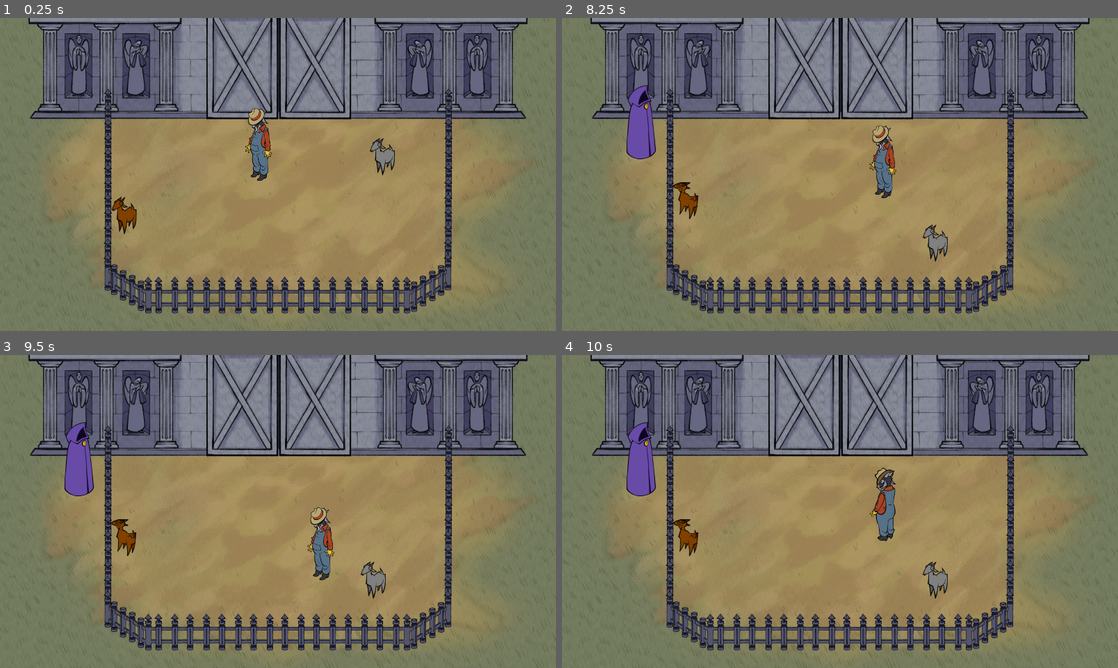
Above: before the commit, frames 1-4 (two rows, left to right).
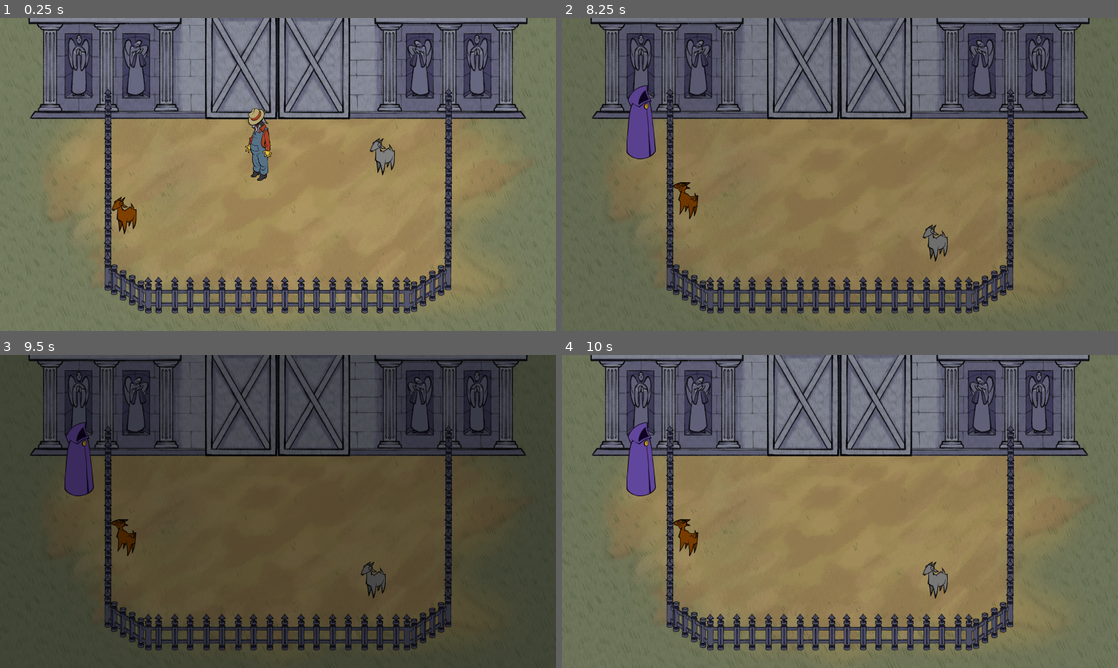
Above: after the commit, the same moments.

Repository: jadicodes/goat-game
Game: Godot game, scene res://farm/farm.tscn
The game is run twice, just before and just after one commit, with the same random seed, the same clock (stepped at 60 frames per second) and the same inputs.
Inputs (mouse positions are in pixels of both pictures, inside the frame that each line leads up to):
- Up to frame 1 (0.25 s): no input
- Up to frame 2 (8.25 s): tap Enter at 0.5 s; move the mouse to (962, 158) at 0.52 s; hold D (move_right) 0.53-1.25 s; hold E (interact) 0.53-1.25 s; click (962, 158) at 0.67 s; drag from (728, 190) to (840, 80) at 1.27 s; move the mouse to (895, 105) at 2.02 s; hold D (move_right) 2.03-2.75 s; hold Shift 2.03-2.75 s; tap E (interact) at 2.3 s; drag from (812, 237) to (684, 224) at 2.77 s; move the mouse to (1006, 221) at 3.52 s; hold A (move_left) 3.53-4.25 s; hold E (interact) 3.53-4.25 s; tap Ctrl at 3.6 s; drag from (673, 127) to (940, 177) at 4.27 s; move the mouse to (867, 174) at 5.02 s; hold S (move_down) 5.03-5.75 s; hold E (interact) 5.03-5.75 s; click (867, 174) at 5.17 s; drag from (756, 96) to (684, 208) at 5.77 s; move the mouse to (962, 158) at 6.52 s; hold W (move_up) 6.53-7.25 s; hold E (interact) 6.53-7.25 s; tap Alt at 6.6 s; drag from (728, 190) to (934, 252) at 7.27 s; tap Space at 8 s; move the mouse to (895, 105) at 8.02 s; hold S (move_down) from 8.03 s (still down); hold E (interact) from 8.03 s (still down)
- Up to frame 3 (9.5 s): release S (move_down) at 8.75 s; release E (interact) at 8.75 s; drag from (250, 574) to (122, 545) at 8.77 s
- Up to frame 4 (10 s): move the mouse to (1006, 558) at 9.52 s; hold W (move_up) from 9.53 s (still down); hold Shift from 9.53 s (still down); click (1006, 558) at 9.67 s; tap E (interact) at 9.8 s

The runs differ from the first frame. In frame 1, 2.3% of the frame differs, in the area x 36-64%, y 0-33%; in frame 2, 4.3%; in frame 3, 95%, in the area x 0-100%, y 0-100%; in frame 4, 3.1%.

Commit message:
Add sleep state and animation

Diff:
--- a/project/barn/barn.tscn
+++ b/project/barn/barn.tscn
@@ -1,9 +1,98 @@
-[gd_scene load_steps=5 format=3 uid="uid://mcq4epvbauin"]
+[gd_scene load_steps=9 format=3 uid="uid://mcq4epvbauin"]
 
 [ext_resource type="Texture2D" uid="uid://cvugrcalq6hbr" path="res://barn/barn.png" id="1_02c0v"]
 [ext_resource type="PackedScene" uid="uid://det3pk5b77cx5" path="res://barn/barn_door.tscn" id="2_slllp"]
 [ext_resource type="Script" uid="uid://dh4y7uv31q3oi" path="res://barn/goat_breeder.gd" id="3_02c0v"]
 [ext_resource type="Script" uid="uid://dk7rf8tgtv0bq" path="res://barn/barn_action/barn_action_conductor.gd" id="4_pjnw1"]
+
+[sub_resource type="Animation" id="Animation_bhhye"]
+length = 0.001
+tracks/0/type = "value"
+tracks/0/imported = false
+tracks/0/enabled = true
+tracks/0/path = NodePath("CanvasLayer/ColorRect:color")
+tracks/0/interp = 1
+tracks/0/loop_wrap = true
+tracks/0/keys = {
+"times": PackedFloat32Array(0),
+"transitions": PackedFloat32Array(1),
+"update": 0,
+"values": [Color(0, 0, 0, 0)]
+}
+tracks/1/type = "value"
+tracks/1/imported = false
+tracks/1/enabled = true
+tracks/1/path = NodePath(".:skew")
+tracks/1/interp = 1
+tracks/1/loop_wrap = true
+tracks/1/keys = {
+"times": PackedFloat32Array(0),
+"transitions": PackedFloat32Array(1),
+"update": 0,
+"values": [0.0]
+}
+tracks/2/type = "value"
+tracks/2/imported = false
+tracks/2/enabled = true
+tracks/2/path = NodePath(".:scale")
+tracks/2/interp = 1
+tracks/2/loop_wrap = true
+tracks/2/keys = {
+"times": PackedFloat32Array(0),
+"transitions": PackedFloat32Array(1),
+"update": 0,
+"values": [Vector2(1, 1)]
+}
+
+[sub_resource type="Animation" id="Animation_a5wdv"]
+resource_name = "barn_shake"
+loop_mode = 1
+tracks/0/type = "value"
+tracks/0/imported = false
+tracks/0/enabled = true
+tracks/0/path = NodePath(".:skew")
+tracks/0/interp = 1
+tracks/0/loop_wrap = true
+tracks/0/keys = {
+"times": PackedFloat32Array(0, 0.37, 0.66, 1),
+"transitions": PackedFloat32Array(1, 1, 1, 1),
+"update": 0,
+"values": [0.0, 0.0698132, -0.0698132, 0.0]
+}
+tracks/1/type = "value"
+tracks/1/imported = false
+tracks/1/enabled = true
+tracks/1/path = NodePath(".:scale")
+tracks/1/interp = 1
+tracks/1/loop_wrap = true
+tracks/1/keys = {
+"times": PackedFloat32Array(0, 0.266667, 0.5, 0.666667, 0.9, 1),
+"transitions": PackedFloat32Array(1, 1, 1, 1, 1, 1),
+"update": 0,
+"values": [Vector2(1, 1), Vector2(1, 0.8), Vector2(1, 1.1), Vector2(1, 0.8), Vector2(1, 1.1), Vector2(1, 1)]
+}
+
+[sub_resource type="Animation" id="Animation_pjnw1"]
+resource_name = "barn_sleep"
+tracks/0/type = "value"
+tracks/0/imported = false
+tracks/0/enabled = true
+tracks/0/path = NodePath("CanvasLayer/ColorRect:color")
+tracks/0/interp = 1
+tracks/0/loop_wrap = true
+tracks/0/keys = {
+"times": PackedFloat32Array(0, 1),
+"transitions": PackedFloat32Array(1, 1),
+"update": 0,
+"values": [Color(0, 0, 0, 0), Color(0, 0, 0, 0.74902)]
+}
+
+[sub_resource type="AnimationLibrary" id="AnimationLibrary_bhhye"]
+_data = {
+&"RESET": SubResource("Animation_bhhye"),
+&"barn_shake": SubResource("Animation_a5wdv"),
+&"barn_sleep": SubResource("Animation_pjnw1")
+}
 
 [node name="Barn" type="Node2D"]
 
@@ -13,14 +102,30 @@
 metadata/_custom_type_script = "uid://dk7rf8tgtv0bq"
 
 [node name="Sprite2D" type="Sprite2D" parent="."]
-position = Vector2(960, 0)
 texture = ExtResource("1_02c0v")
 
 [node name="BarnDoor" parent="." node_paths=PackedStringArray("_conductor") instance=ExtResource("2_slllp")]
-position = Vector2(964, 0)
 collision_layer = 5
 _conductor = NodePath("../BarnActionConductor")
 
 [node name="GoatBreeder" type="Node" parent="."]
 script = ExtResource("3_02c0v")
 metadata/_custom_type_script = "uid://dh4y7uv31q3oi"
+
+[node name="CanvasLayer" type="CanvasLayer" parent="."]
+layer = 128
+follow_viewport_enabled = true
+
+[node name="ColorRect" type="ColorRect" parent="CanvasLayer"]
+anchors_preset = 15
+anchor_right = 1.0
+anchor_bottom = 1.0
+grow_horizontal = 2
+grow_vertical = 2
+color = Color(0, 0, 0, 0)
+
+[node name="AnimationPlayer" type="AnimationPlayer" parent="."]
+unique_name_in_owner = true
+libraries = {
+&"": SubResource("AnimationLibrary_bhhye")
+}
--- a/project/barn/barn_door.gd
+++ b/project/barn/barn_door.gd
@@ -4,6 +4,9 @@
 @export var _conductor: BarnActionConductor
 
 var _goats_to_bundles: Dictionary[Goat, GoatBundle] = {}
+
+@onready var _animation_player: AnimationPlayer = %AnimationPlayer
+
 
 func interact(caller: Node) -> void:
 	if not caller is Farmer:
@@ -12,8 +15,7 @@
 	var goats: Array[Goat] = caller.empty_goats()
 
 	if goats.is_empty():
-		_conductor.activate_barn_actions()
-		# _go_to_sleep()
+		_go_to_sleep(caller)
 		return
 
 	var bundle := GoatBundle.new(self, goats)
@@ -42,8 +44,24 @@
 	bundle.complete.disconnect(_bundle_complete)
 
 
-func _go_to_sleep() -> void:
-	pass
+func _go_to_sleep(farmer: Farmer) -> void:
+	farmer.visible = false
+
+	_animation_player.play("barn_sleep")
+
+	await _animation_player.animation_finished
+
+	_animation_player.play("barn_shake")
+
+	await _conductor.activate_barn_actions()
+
+	_animation_player.stop()
+
+	_animation_player.play_backwards("barn_sleep")
+
+	await _animation_player.animation_finished
+
+	farmer.visible = true
 
 
 class GoatBundle extends RefCounted:
--- a/project/farm/farm.tscn
+++ b/project/farm/farm.tscn
@@ -33,7 +33,7 @@
 texture = ExtResource("1_a1lvl")
 
 [node name="Barn" parent="." instance=ExtResource("1_ukrf4")]
-position = Vector2(0, 155)
+position = Vector2(960, 155)
 
 [node name="Farmer" parent="." instance=ExtResource("1_at1a1")]
 y_sort_enabled = true
--- a/project/goat/state_machine/goat_follow_state.gd
+++ b/project/goat/state_machine/goat_follow_state.gd
@@ -32,11 +32,11 @@
 
 
 func update(_delta: float) -> void:
-	if goat.position.distance_to(target.position) <= FOLLOW_DISTANCE:
+	if goat.position.distance_to(target.global_position) <= FOLLOW_DISTANCE:
 		goat.velocity = Vector2.ZERO
 		return
 
-	goat.velocity = (target.position - goat.position).normalized() * goat.speed
+	goat.velocity = (target.global_position - goat.global_position).normalized() * goat.speed
 
 
 func on_hit_box_area_entered(area: Area2D) -> void:
Not shown, removed: project/goat/goat.tscn2423608988.tmp
Not shown, removed: project/goat/goat.tscn2459952547.tmp
Not shown, removed: project/goat/goat.tscn2465755185.tmp
Not shown, removed: project/goat/goat.tscn2475011741.tmp
